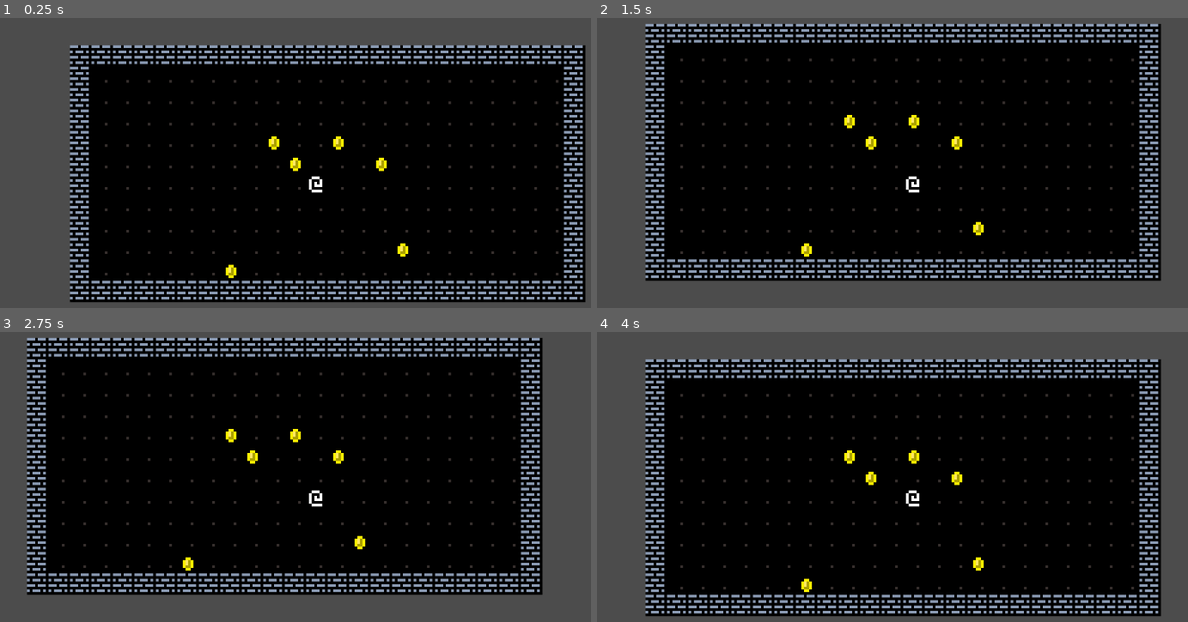
Above: before the commit, frames 1-4 (two rows, left to right).
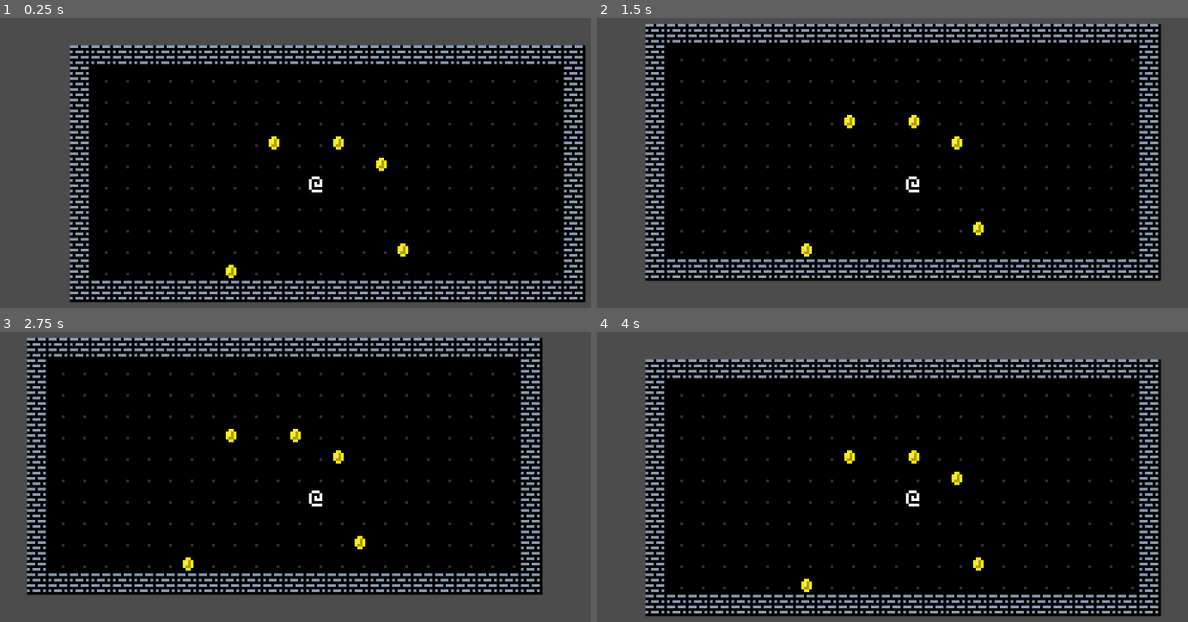
Above: after the commit, the same moments.

Repository: frankhale/godot-roguelike
Game: Godot game, scene res://scenes/Level1.tscn
Two runs of this game, one before a commit and one after it. Both use one fixed random seed, a clock stepped at 60 frames per second and the inputs below.
Inputs:
- Up to frame 1 (0.25 s): no input
- Up to frame 2 (1.5 s): tap Enter at 0.5 s; hold Right (ui_right) 0.53-1.28 s; tap Space at 1.25 s; hold Down (ui_down) from 1.28 s (still down)
- Up to frame 3 (2.75 s): tap Enter at 2 s; release Down (ui_down) at 2.03 s; hold Right (ui_right) from 2.03 s (still down)
- Up to frame 4 (4 s): tap Space at 2.75 s; release Right (ui_right) at 2.78 s; hold Up (ui_up) 2.78-3.53 s; tap Enter at 3.5 s; hold Left (ui_left) from 3.53 s (still down)

The runs differ from the first frame. In frame 1, less than 0.1% of the frame differs, in the area x 48-52%, y 47-53%; in frame 2, less than 0.1%; in frame 3, less than 0.1%; in frame 4, less than 0.1%.

Commit message:
Turn on pixel snap

Diff:
--- a/prefabs/Coin.gd
+++ b/prefabs/Coin.gd
@@ -1,4 +1,5 @@
 extends Node2D
 
 func _on_Area2D_body_entered(body):
+	self.queue_free()
 	print("player overlaps")
--- a/prefabs/Coin.tscn
+++ b/prefabs/Coin.tscn
@@ -6,6 +6,9 @@
 [sub_resource type="RectangleShape2D" id=1]
 
 [node name="Coin" type="Node2D"]
+__meta__ = {
+"_edit_group_": true
+}
 
 [node name="Sprite" type="Sprite" parent="."]
 texture = ExtResource( 1 )
--- a/prefabs/Player.tscn
+++ b/prefabs/Player.tscn
@@ -9,12 +9,9 @@
 [node name="Player" type="Node2D"]
 z_index = 10
 script = ExtResource( 2 )
-
-[node name="Sprite" type="Sprite" parent="."]
-texture = ExtResource( 1 )
-region_enabled = true
-region_rect = Rect2( 0, 0, 32, 32 )
-region_filter_clip = true
+__meta__ = {
+"_edit_group_": true
+}
 
 [node name="KinematicBody2D" type="KinematicBody2D" parent="."]
 collision_layer = 0
@@ -28,3 +25,9 @@
 
 [node name="Camera2D" type="Camera2D" parent="."]
 current = true
+
+[node name="Sprite" type="Sprite" parent="."]
+texture = ExtResource( 1 )
+region_enabled = true
+region_rect = Rect2( 0, 0, 32, 32 )
+region_filter_clip = true
--- a/project.godot
+++ b/project.godot
@@ -21,6 +21,7 @@
 [rendering]
 
 quality/driver/driver_name="GLES2"
+2d/snapping/use_gpu_pixel_snap=true
 vram_compression/import_etc=true
 vram_compression/import_etc2=false
 environment/default_environment="res://default_env.tres"
--- a/scenes/Level1.tscn
+++ b/scenes/Level1.tscn
@@ -5,6 +5,7 @@
 [ext_resource path="res://scenes/Level1.gd" type="Script" id=3]
 
 [node name="Level1" type="Node2D"]
+z_as_relative = false
 script = ExtResource( 3 )
 
 [node name="TileMap" type="TileMap" parent="."]
--- /dev/null
+++ b/scenes/Title.tscn
@@ -0,0 +1,8 @@
+[gd_scene format=2]
+
+[node name="Control" type="Control"]
+anchor_right = 1.0
+anchor_bottom = 1.0
+__meta__ = {
+"_edit_use_anchors_": false
+}
